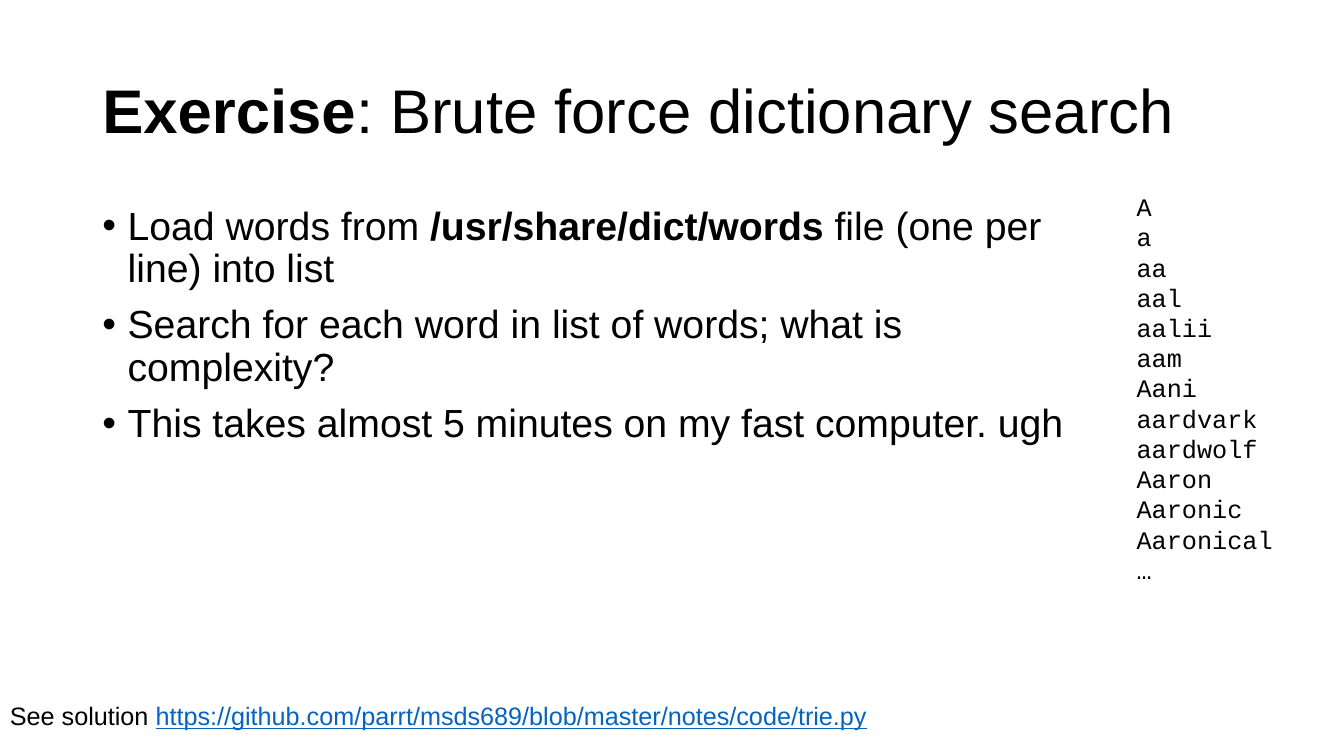
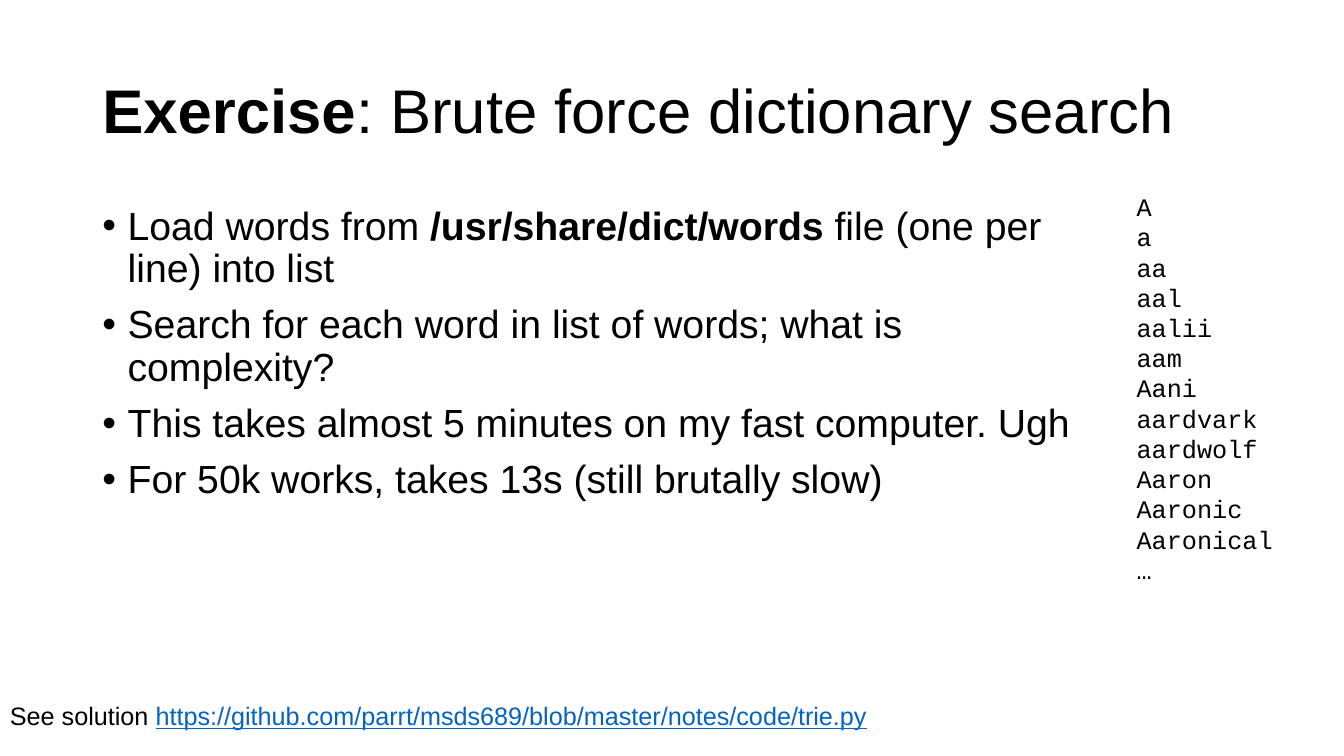
Before and after one commit to parrt/msds689, a slide deck: slide 18 of notes/searching.pptx. Drawn at 1344x756 pixels with LibreOffice and Linux fonts; fonts in the diff are those of the drawing; background and template pictures are left out. Boxes give left, top, right and bottom in pixels: in the first picture for what was removed or moved away, otherwise in the second. Text is boxed around its words. In the diff, an @@ line names an element or a change of style, - is before the commit and + after.

```diff
--- a/notes/searching.pptx
+++ b/notes/searching.pptx
@@ text at (128, 408, 1070, 501): text changed @@
-• This takes almost 5 minutes on my fast computer. ugh
+• This takes almost 5 minutes on my fast computer. Ugh
+• For 50k works, takes 13s (still brutally slow)
```
Also in this commit, not shown: 14 other slides changed, 3 other files.
